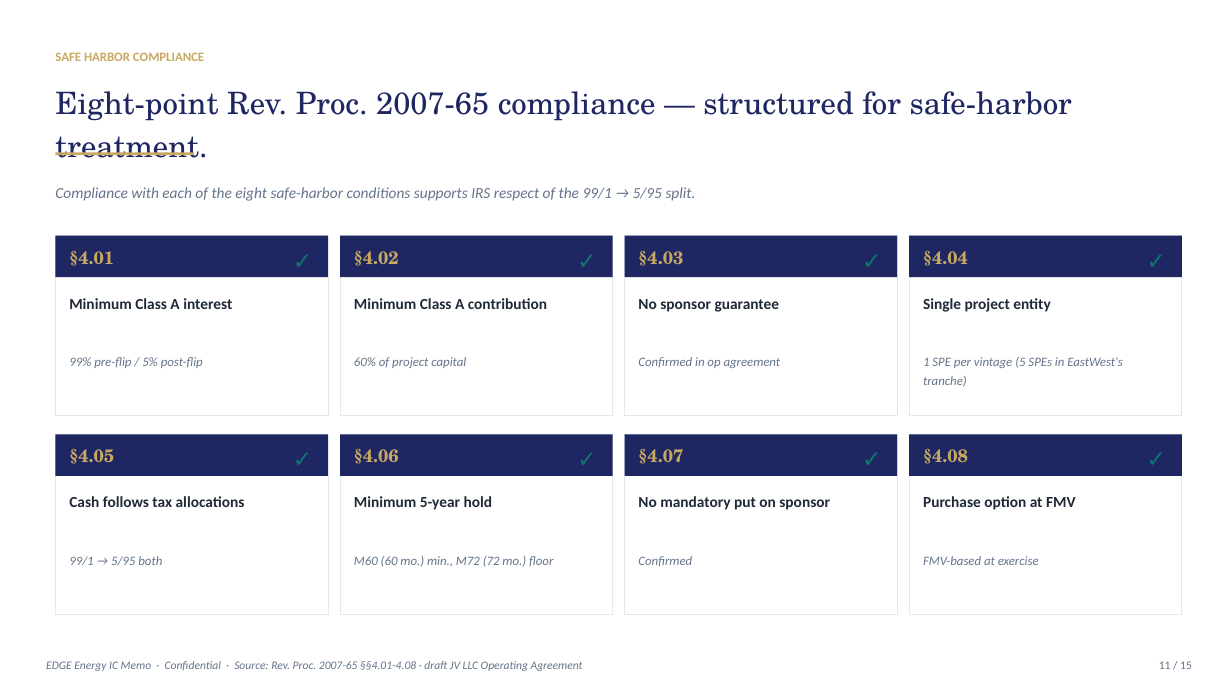
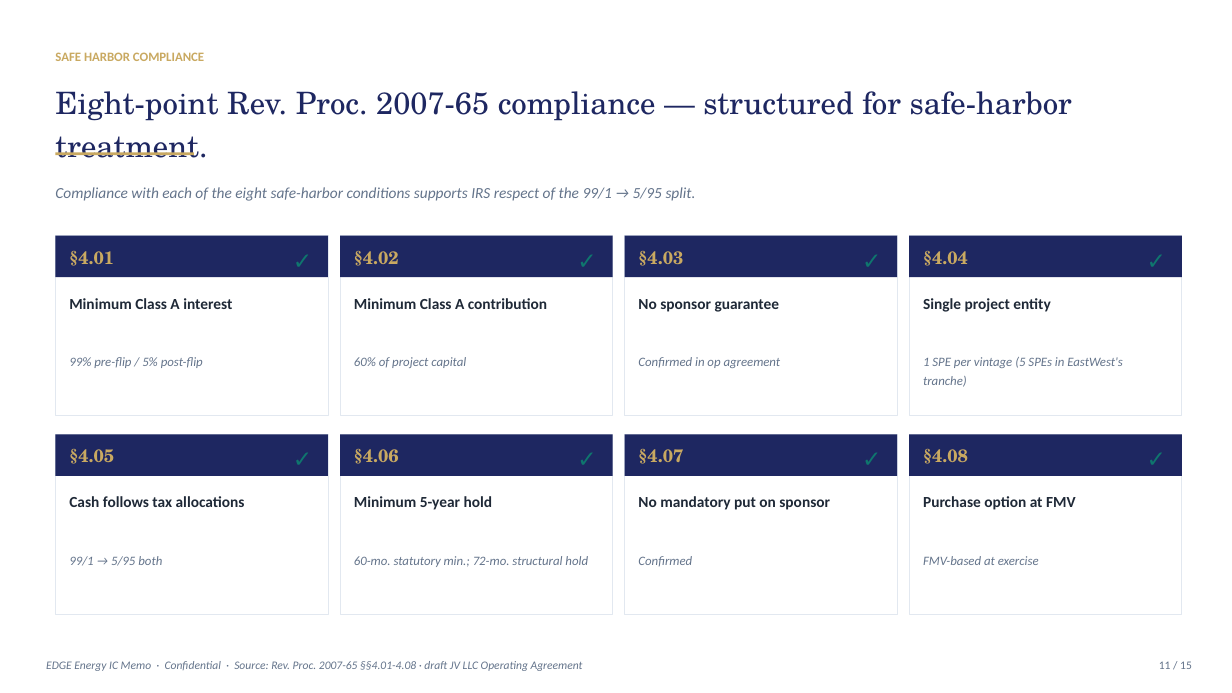
Before and after one commit to allurecg/Financial-Model, a slide deck: slide 11 of EDGE-EastWest-Bank-TaxEquity-IC-Memo.pptx. Drawn at 1232x693 pixels with LibreOffice and Linux fonts; fonts in the diff are those of the drawing. Boxes give left, top, right and bottom in pixels: in the first picture for what was removed or moved away, otherwise in the second. Text is boxed around its words. In the diff, an @@ line names an element or a change of style, - is before the commit and + after.

```diff
--- a/EDGE-EastWest-Bank-TaxEquity-IC-Memo.pptx
+++ b/EDGE-EastWest-Bank-TaxEquity-IC-Memo.pptx
@@ text at <box>354,556,588,567</box>: text changed @@
-M60 (60 mo.) min., M72 (72 mo.) floor
+60-mo. statutory min.; 72-mo. structural hold
```
Also in this commit, not shown: 8 other slides changed, 1 other file.
